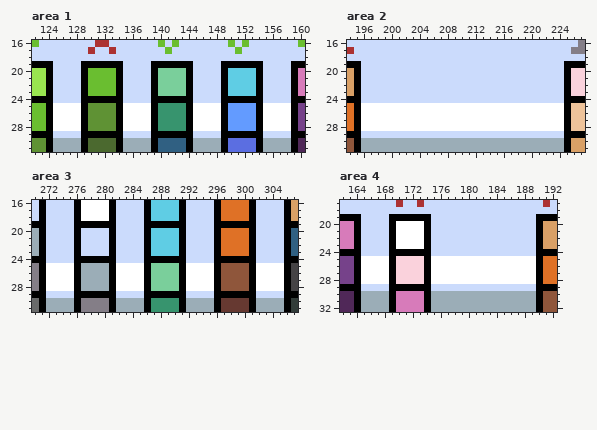
Two versions of one pixel-art file, objects/WIP/G 38 Periodic Table [gather palette] [1px].aseprite. Above, as it was before the edit.
377x64 pixels, 1 frame. Shown: area 1: x 122..160, y 16..31; area 2: x 194..227, y 16..31; area 3: x 270..307, y 16..31; area 4: x 162..192, y 17..32. The commit also changed other parts of the picture, which this record leaves out.
Now the later version:
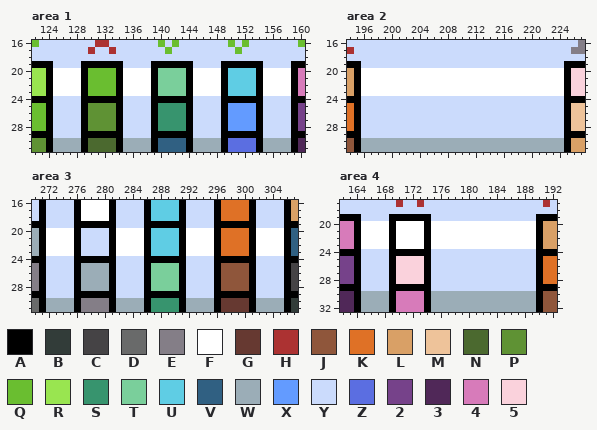
Palette (. is transparent): A #000000  B #323c39  C #454345  D #696a6a  E #847e87  F #ffffff  G #663931  H #ac3232  J #8f563b  K #df7126  L #d9a066  M #eec39a  N #4b692f  P #5f9234  Q #6abe30  R #99e550  S #37946e  T #7acf9b  U #5fcde4  V #306082  W #9badb7  X #639bff  Y #cbdbfc  Z #5b6ee1  2 #76428a  3 #502858  4 #d77bba  5 #fad2dc
Change:
Changed rows in their new state; - is an unchanged pixel.
Area 1, layer "Layer 1 #2":
first column x 125:
20 FFFF------FFFF------FFFF------FFFF
21 FFFF------FFFF------FFFF------FFFF
22 FFFF------FFFF------FFFF------FFFF
23 FFFF------FFFF------FFFF------FFFF
25 YYYY------YYYY------YYYY------YYYY
26 YYYY------YYYY------YYYY------YYYY
27 YYYY------YYYY------YYYY------YYYY
28 YYYY------YYYY------YYYY------YYYY
Area 2, layer "Layer 1 #2":
first column x 196:
20 FFFFFFFFFFFFFFFFFFFFFFFFFFFFF
21 FFFFFFFFFFFFFFFFFFFFFFFFFFFFF
22 FFFFFFFFFFFFFFFFFFFFFFFFFFFFF
23 FFFFFFFFFFFFFFFFFFFFFFFFFFFFF
25 YYYYYYYYYYYYYYYYYYYYYYYYYYYYY
26 YYYYYYYYYYYYYYYYYYYYYYYYYYYYY
27 YYYYYYYYYYYYYYYYYYYYYYYYYYYYY
28 YYYYYYYYYYYYYYYYYYYYYYYYYYYYY
Area 3, layer "Layer 1 #2":
first column x 272:
20 FFFF------FFFF------FFFF------FFFF
21 FFFF------FFFF------FFFF------FFFF
22 FFFF------FFFF------FFFF------FFFF
23 FFFF------FFFF------FFFF------FFFF
25 YYYY------YYYY------YYYY------YYYY
26 YYYY------YYYY------YYYY------YYYY
27 YYYY------YYYY------YYYY------YYYY
28 YYYY------YYYY------YYYY------YYYY
Area 4, layer "Layer 1 #2":
first column x 165:
20 FFFF------FFFFFFFFFFFFFFF
21 FFFF------FFFFFFFFFFFFFFF
22 FFFF------FFFFFFFFFFFFFFF
23 FFFF------FFFFFFFFFFFFFFF
25 YYYY------YYYYYYYYYYYYYYY
26 YYYY------YYYYYYYYYYYYYYY
27 YYYY------YYYYYYYYYYYYYYY
28 YYYY------YYYYYYYYYYYYYYY
